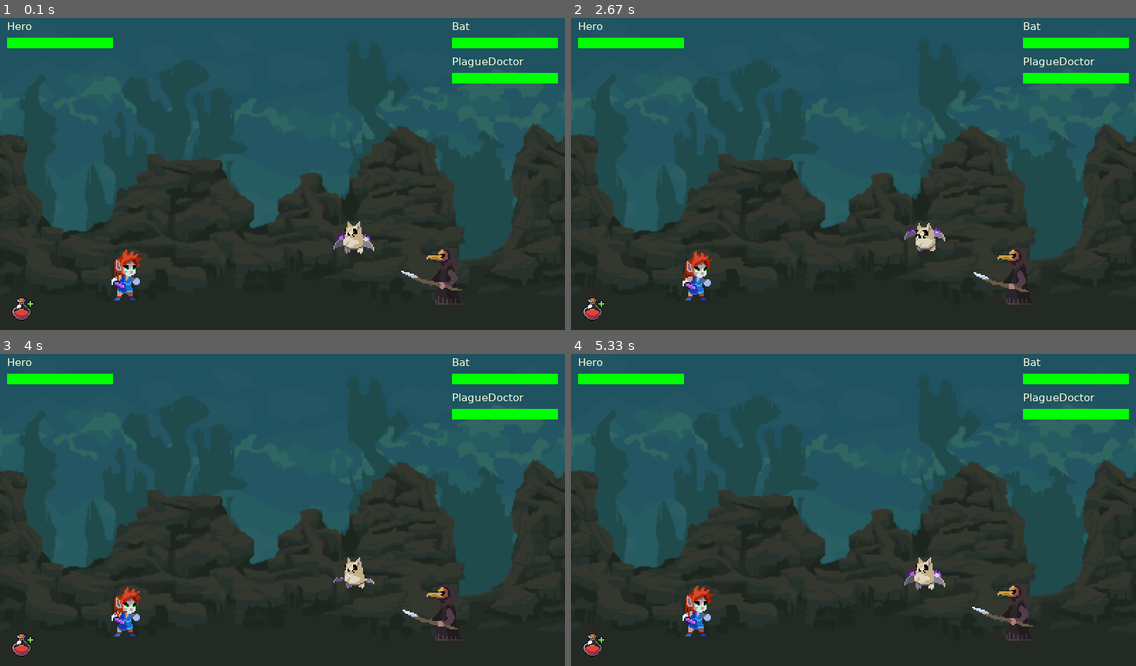
Above: before the commit, frames 1-4 (two rows, left to right).
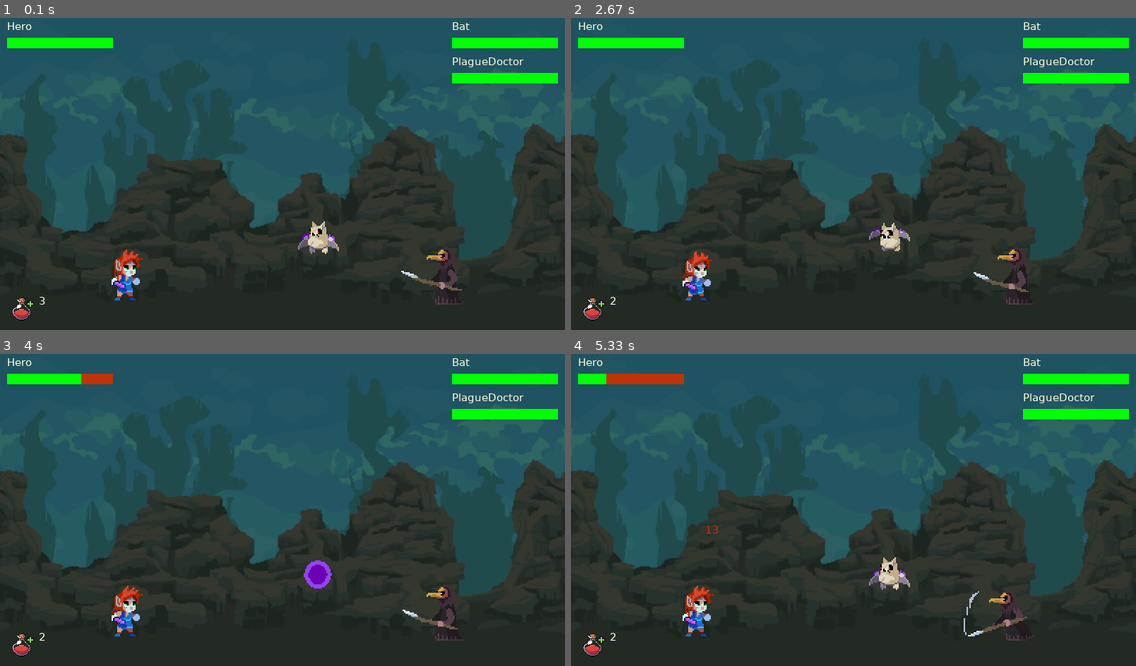
Above: after the commit, the same moments.

Repository: sabrunel/cavern-brawl-pygame
Game: pygame game, started from main.py
Two runs of this game, one before a commit and one after it. Both use one fixed random seed, a clock stepped at 60 frames per second and the inputs below.
Inputs (mouse positions are in pixels of both pictures, inside the frame that each line leads up to):
- Up to frame 1 (0.1 s): no input
- Up to frame 2 (2.67 s): click (887, 239) at 0.38 s; click (593, 308) at 1.88 s
- Up to frame 3 (4 s): no input
- Up to frame 4 (5.33 s): no input

The runs differ from the first frame. In frame 1, 0.8% of the frame differs, in the area x 7-67%, y 65-92%; in frame 2, 0.7%; in frame 3, 1.0%; in frame 4, 1.9%, in the area x 6-82%, y 6-92%.

Commit message:
Add combat text and move combat logic to the stage class

Diff:
--- /dev/null
+++ b/combattext.py
@@ -0,0 +1,19 @@
+import pygame
+
+class CombatText(pygame.sprite.Sprite):
+    def __init__(self, x, y, font, damage, colour):
+        pygame.sprite.Sprite.__init__(self)
+        self.image = font.render(damage, True, colour)
+        self.rect = self.image.get_rect()
+        self.rect.center = (x,y)
+        self.counter = 0
+
+    def update(self): # override the inherited update method
+        # Move damage text upwards
+        self.rect.y -= 1
+
+        # Delete the text after a few seconds
+        self.counter += 1
+
+        if self.counter > 30:
+            self.kill()
--- a/fighter.py
+++ b/fighter.py
@@ -1,12 +1,17 @@
 import pygame
+import random
+
 
 class Fighter():
-    def __init__(self, x, y, name, max_hp, start_potions):
+    def __init__(self, x, y, name, strength, max_hp, start_potions):
         self.name = name
         self.hp = max_hp
+        self.strength = strength
         self.max_hp = max_hp
         self.start_potions = start_potions
         self.potions = start_potions
+        self.alive = True
+        self.damage = self.strength + random.randint(-5,5)
 
         # Animations
         self.action_dict = { # Number of frames per animation
@@ -33,6 +38,44 @@
         self.rect = self.image.get_rect()
         self.rect.center = (x,y)
 
+
+    def idle(self):
+        self.action = 'Idle'
+        self.frame_index = 0 # Start with the first frame
+        self.update_time = pygame.time.get_ticks()
+
+    def attack(self, target):
+        # Deal damage to the enemy
+        target.hp -= self.damage
+
+        # Check if the target has died
+        if target.hp < 1:
+            target.hp = 0
+            target.alive = False
+            target.death()
+
+        # Run enemy hurt animation
+        else:
+            target.hurt()
+
+        # Set variables to attack animation
+        self.action = 'Attack' # switch to attack action
+        self.frame_index = 0 # start at the beginning of the sequence
+        self.update_time = pygame.time.get_ticks()
+
+
+    def hurt(self):
+            self.action = 'Hurt' # switch to hurt action
+            self.frame_index = 0 # start at the beginning of the sequence
+            self.update_time = pygame.time.get_ticks()
+
+
+    def death(self):
+        self.action = 'Death' # switch to death action
+        self.frame_index = 0 # start at the beginning of the sequence
+        self.update_time = pygame.time.get_ticks()
+
+
     def update(self):
         animation_cd = 100
 
@@ -44,13 +87,11 @@
 
         # Make sure we don't go beyond the number of frames in the list
         if self.frame_index >= len(self.animation_dict[self.action]):
-            self.frame_index = 0
+            if self.action == 'Death':
+                self.frame_index = len(self.animation_dict[self.action]) - 1
+            else:
+                self.idle()
 
 
     def draw(self, screen):
         screen.blit(self.image, self.rect)
-
-    def idle(self):
-        self.action = 'Idle'
-        self.frame_index = 0 # Start with the first frame
-        self.update_time = pygame.time.get_ticks()
--- a/game.py
+++ b/game.py
@@ -2,7 +2,6 @@
 from settings import *
 from stage import Stage
 
-# Game class and corresponding methods
 class Game:
     def __init__(self, title:str):
         self.screen = pygame.display.set_mode((WIDTH, HEIGHT))
@@ -10,6 +9,22 @@
         self.clock = pygame.time.Clock()
         self.stage = Stage()
 
+
+    # Method that handles events
+    def handle_events(self):
+        for event in pygame.event.get():
+            # Check if user closes the game window
+                if event.type == pygame.QUIT:
+                    pygame.quit()
+                    sys.exit()
+
+            # Listen for mouse click
+                if event.type == pygame.MOUSEBUTTONDOWN:
+                    self.stage.player_input(True)
+                else:
+                    self.stage.player_input(False)
+
+    # Method that draws the background
     def draw_background(self):
         self.screen.blit(self.stage.bg, (0,0))
 
@@ -17,25 +32,16 @@
     def update(self):
         self.stage.update()
 
-    # Method that handle display
+    # Method that handles display
     def display(self):
         self.stage.draw()
-
-    # Method that handles events
-    def handle_events(self):
-        pass
 
     # Method that handles the game loop
     def run(self):
         while True:
-            for event in pygame.event.get():
-                if event.type == pygame.QUIT:
-                    pygame.quit()
-                    sys.exit()
-
             # Call all the above methods
+            self.handle_events()
             self.draw_background()
-            self.handle_events()
             self.update()
             self.display()
             pygame.display.update()
--- a/healthbar.py
+++ b/healthbar.py
@@ -15,5 +15,5 @@
         self.hp = hp
         # Calculate health ratio
         health_ratio = self.hp / self.max_hp
-        pygame.draw.rect(self.display_surface, RED, (self.x, self.y, 150, 15))
-        pygame.draw.rect(self.display_surface, GREEN, (self.x, self.y, 150 * health_ratio, 15))
+        pygame.draw.rect(self.display_surface, HEALTH_RED, (self.x, self.y, 150, 15))
+        pygame.draw.rect(self.display_surface, HEALTH_GREEN, (self.x, self.y, 150 * health_ratio, 15))
--- a/settings.py
+++ b/settings.py
@@ -7,9 +7,9 @@
 FPS = 60
 
 # Colors
-TEXT = (253, 253, 218)
-RED = (191, 51, 6)
-GREEN = (0, 255, 0)
+TEXT_COLOR = (253, 253, 218)
+HEALTH_RED = (191, 51, 6)
+HEALTH_GREEN = (0, 255, 0)
 
 # Font
 FONT_NAME = 'Verdana'
--- a/stage.py
+++ b/stage.py
@@ -2,6 +2,7 @@
 from settings import *
 from fighter import Fighter
 from healthbar import HealthBar
+from combattext import CombatText
 from button import Button
 
 
@@ -14,68 +15,174 @@
 class Stage():
     def __init__(self):
 
-        # Get the display surface
+        # Stage setup
         self.display_surface = pygame.display.get_surface()
-
-        # Load images
         self.bg = pygame.image.load('assets/Background.png').convert_alpha()
-        potion_img = pygame.image.load('assets/Icons/potion.png').convert_alpha()
-
-        # Initialize font
         self.font = pygame.font.SysFont(FONT_NAME, FONT_SIZE)
 
-        # Initialize elements
+        # Stage elements
         self.create_fighters()
         self.create_healthbars()
-        self.damage_text_group = pygame.sprite.Group()
+        self.combat_text_group = pygame.sprite.Group()
+        potion_img = pygame.image.load('assets/Icons/potion.png').convert_alpha()
         self.potion_btn = Button(self.display_surface, 10, 400, potion_img, 40, 40)
+
+        # Turn attributes
+        self.current_turn = 1
+        self.total_fighters = len(self.enemy_list) + 1
+        self.action_cd = 0
+        self.action_wait_time = 90
+        self.potion_effect = 15
+
+        # Stage states
+        self.user_clicked = False # User input
+        self.is_attacking = False
+        self.potion_clicked = False
+        self.target = None
+
 
     def create_fighters(self):
         #Create an instance of each fighter type
-        self.hero = Fighter(200, 350, 'Hero', 30, 3)
-        bat = Fighter(500, 320, 'Bat', 15, 3)
-        plaguedoctor = Fighter(600, 350, 'PlagueDoctor', 20, 3)
+        self.hero = Fighter(200, 350, 'Hero', 10, 30, 3)
+        self.bat = Fighter(450, 320, 'Bat', 6, 10, 3)
+        self.plaguedoctor = Fighter(600, 350,'PlagueDoctor', 8, 20, 3)
 
         # Add enemies to a list
         self.enemy_list = []
-        self.enemy_list.append(bat)
-        self.enemy_list.append(plaguedoctor)
+        self.enemy_list.append(self.bat)
+        self.enemy_list.append(self.plaguedoctor)
 
     def draw_names(self):
         # Draw hero name
-        draw_text(
-            self.display_surface,
-            f'{self.hero.name}',
-            self.font,
-            TEXT,
-            10,
-            10
-            )
+        draw_text(self.display_surface,f'{self.hero.name}', self.font, TEXT_COLOR, 10, 10)
 
         # Draw enemy names
         for count, enemy in enumerate(self.enemy_list):
-            draw_text(
-                self.display_surface,
-                f'{enemy.name}',
-                self.font,
-                TEXT,
-                640,
-                10 + count * 50
-                )
+            draw_text(self.display_surface,f'{enemy.name}', self.font, TEXT_COLOR, 640, 10 + count * 50)
 
     def create_healthbars(self):
         self.hero_healthbar = HealthBar( 10, 35, self.hero.hp, self.hero.max_hp)
-
-        self.enemy_healthbar_list = []
+        self.bat_healthbar = HealthBar(640, 35, self.bat.hp, self.bat.max_hp)
+        self.plaguedoctor_healthbar = HealthBar(640, 85, self.plaguedoctor.hp, self.plaguedoctor.max_hp)
+
+    def player_input(self, bool):
+        # Listen for mouse click
+        self.user_clicked = bool
+
+    def set_potion(self):
+        if self.potion_btn.draw():
+            self.potion_clicked = True
+
+    def set_target(self):
+        # Check where the mouse is
+        pos = pygame.mouse.get_pos()
+
+        # Target enemies to attack them
         for index, enemy in enumerate(self.enemy_list):
-            enemy_healthbar = HealthBar(640, 35 + index * 50, enemy.hp, enemy.max_hp ) #Stack healthbars on top of each other
-            self.enemy_healthbar_list.append(enemy_healthbar)
+            if enemy.rect.collidepoint(pos):
+                #pygame.mouse.set_visible(False)
+                #screen.blit(sword_img, pos)
+                if self.user_clicked and enemy.alive:
+                    self.is_attacking = True
+                    self.target = self.enemy_list[index]
+
+    def player_actions(self):
+        # Player action
+        if self.hero.alive:
+            if self.current_turn == 1:
+                self.action_cd += 1
+                if self.action_cd >= self.action_wait_time:
+                    # Look for a player action
+
+                    # Attack
+                    if self.is_attacking == True and self.target != None:
+                        self.hero.attack(self.target)
+                        self.current_turn += 1
+                        self.action_cd = 0
+
+                        # Create the damage text
+                        dmg_txt = CombatText(self.target.rect.centerx, self.target.rect.y, self.font,  str(self.hero.damage), HEALTH_RED)
+                        self.combat_text_group.add(dmg_txt)
+
+                    # Use potion
+                    if self.potion_clicked == True:
+                        if self.hero.potions > 0:
+                            if self.hero.max_hp - self.hero.hp > self.potion_effect:
+                                heal_amount = self.potion_effect
+
+                            else:
+                                heal_amount = self.hero.max_hp - self.hero.hp
+
+                            self.hero.hp += heal_amount
+                            self.hero.potions -= 1
+
+                            # Create the healing text
+                            heal_txt = CombatText(self.hero.rect.centerx, self.hero.rect.y, self.font,  str(heal_amount), HEALTH_GREEN)
+                            self.combat_text_group.add(heal_txt)
+
+                            self.current_turn += 1
+                            self.action_cd = 0
+
+
+    def enemy_actions(self):
+        for index, enemy in enumerate(self.enemy_list):
+            if self.current_turn == 2 + index:
+                if enemy.alive:
+                    self.action_cd += 1
+                    if self.action_cd >= self.action_wait_time:
+                        # Health check (to use potion)
+                        if (enemy.hp / enemy.max_hp) < 0.5 and enemy.potions > 0:
+                            if enemy.max_hp - enemy.hp > self.potion_effect:
+                                heal_amount = self.potion_effect
+
+                            else:
+                                heal_amount = enemy.max_hp - enemy.hp
+
+                            enemy.hp += heal_amount
+                            enemy.potions -= 1
+                            self.current_turn += 1
+                            self.action_cd = 0
+
+                            # Create the healing text
+                            heal_txt = CombatText(enemy.rect.centerx, enemy.rect.y,  self.font, str(heal_amount), HEALTH_GREEN)
+                            self.combat_text_group.add(heal_txt)
+
+                        # Bandit attack
+                        else:
+                            enemy.attack(self.hero)
+                            self.current_turn += 1
+                            self.action_cd = 0
+
+                            # Create the damage text
+                            dmg_txt = CombatText(self.hero.rect.centerx, self.hero.rect.y, self.font, str(enemy.damage), HEALTH_RED)
+                            self.combat_text_group.add(dmg_txt)
+
+
+                else:
+                    self.current_turn += 1 #skips a dead enemy
+
+    def reset_turn(self):
+        # Reset once all fighter had a turn
+        if self.current_turn > self.total_fighters:
+            self.current_turn = 1
+
 
     def update(self):
+        # Reset action variables
+        self.is_attacking = False
+        self.potion_clicked = False
+        self.target = None
+
+        self.set_potion()
+        self.set_target()
+        self.player_actions()
+        self.enemy_actions()
+        self.reset_turn()
+
         self.hero.update()
-
         for enemy in self.enemy_list:
             enemy.update()
+        self.combat_text_group.update()
 
     def draw(self):
         # Draw fighters
@@ -88,10 +195,13 @@
         self.draw_names()
 
         # Draw healthbars
-        self.hero_healthbar.draw(self.hero_healthbar.hp)
-
-        for enemy_healthbar in self.enemy_healthbar_list:
-            enemy_healthbar.draw(enemy_healthbar.hp)
-
-        # Draw button
+        self.hero_healthbar.draw(self.hero.hp)
+        self.bat_healthbar.draw(self.bat.hp)
+        self.plaguedoctor_healthbar.draw(self.plaguedoctor.hp)
+
+        # Draw combat text
+        self.combat_text_group.draw(self.display_surface)
+
+        # Draw potion button
         self.potion_btn.draw()
+        draw_text(self.display_surface, str(self.hero.potions), self.font, TEXT_COLOR, 55, 400)
